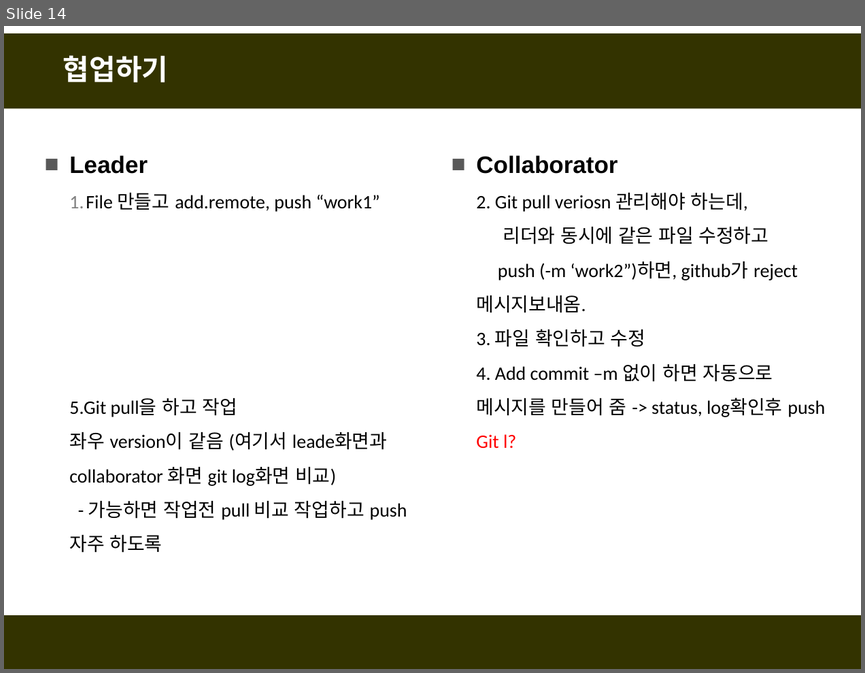
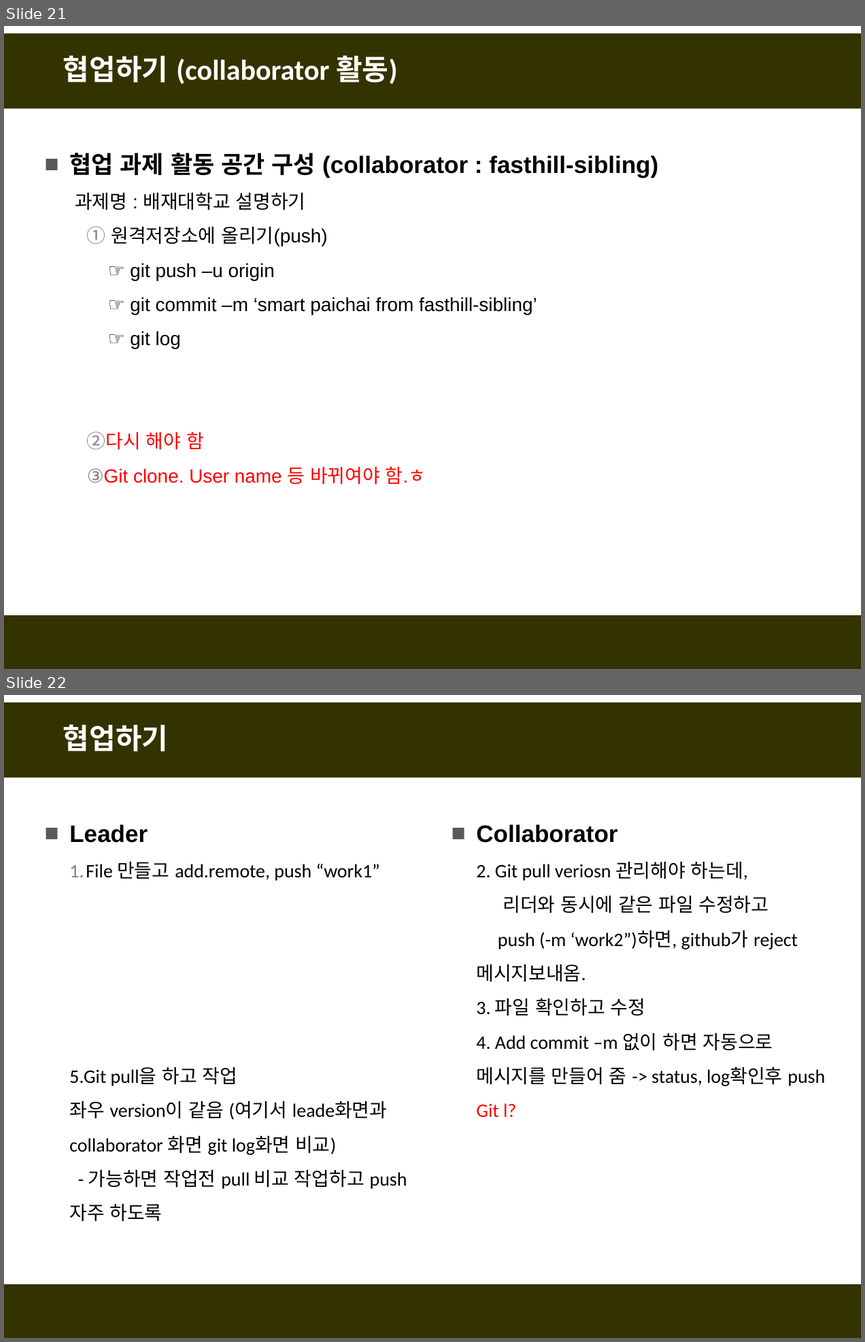
Before and after one commit to fasthill/github-lecture, a slide deck: git및github첫걸음-협업하기.pptx. Shown one above the other, each under a label of ours: slide 14 before the commit, slides 21 and 22 after it. The pictures are 865x673 and 865x1342 pixels, drawn with LibreOffice and Linux fonts; fonts in the diff are those of the drawing. Boxes give left, top, right and bottom in pixels: in the first picture for what was removed or moved away, otherwise in the second. Text is boxed around its words. In the diff, an @@ line names an element or a change of style, - is before the commit and + after.

```diff
--- a/git및github첫걸음-협업하기.pptx
+++ b/git및github첫걸음-협업하기.pptx
@@ slide 21 added at (4, 26, 861, 669), background #FFFFFF; not listed: 2 template elements that a slide beside it also shows @@
@@ title added at (63, 55, 397, 84), 24 pt, text #FFFFFF, bold @@
+협업하기 (collaborator 활동)
@@ text added at (69, 152, 658, 484), 16 pt, text #000000 @@
+■ 협업 과제 활동 공간 구성 (collaborator : fasthill-sibling)
+  과제명 : 배재대학교 설명하기
+  1. 원격저장소에 올리기(push)
+  ☞ git push –u origin
+  ☞ git commit –m ‘smart paichai from fasthill-sibling’
+  ☞ git log
+  1. 다시 해야 함
+  2. Git clone. User name 등 바뀌여야 함.ㅎ
@@ what was slide 14 is now slide 22 @@
```
Also in this commit, not shown: 10 slides changed, 12 other slides added, 2 other files.
